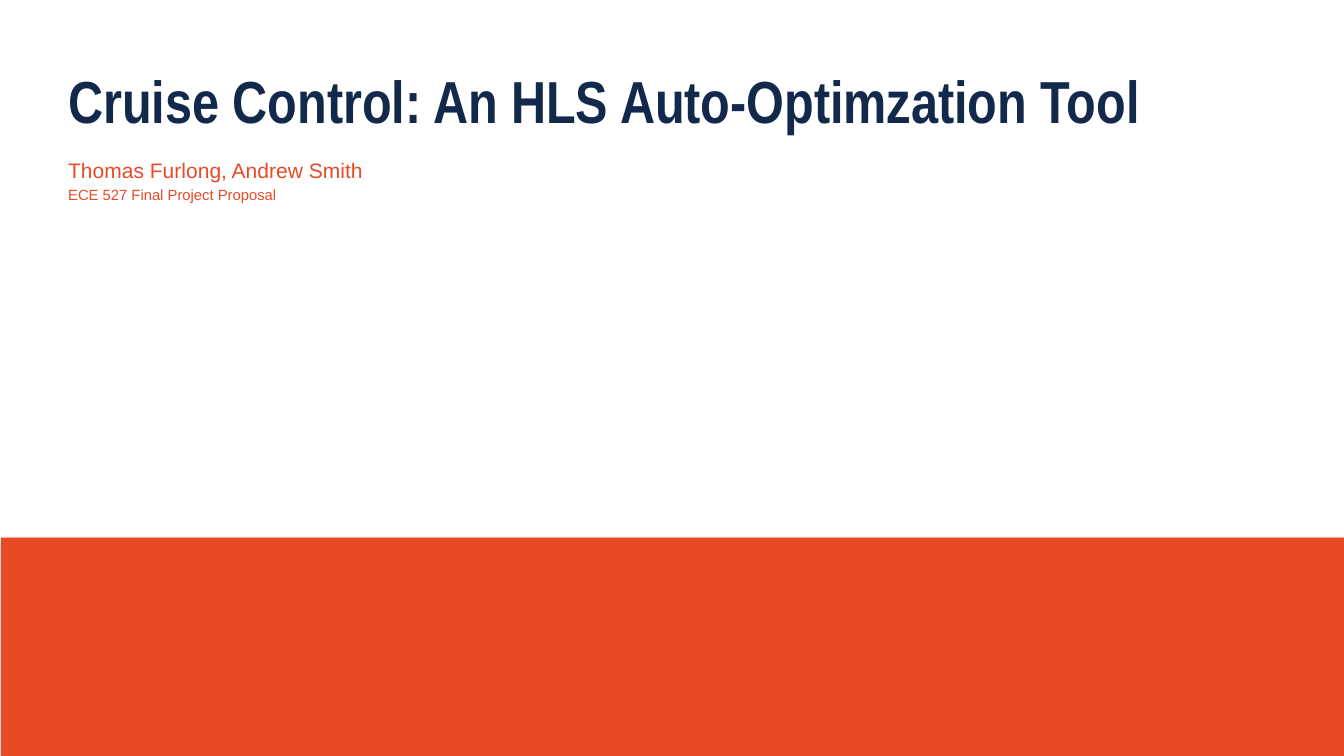
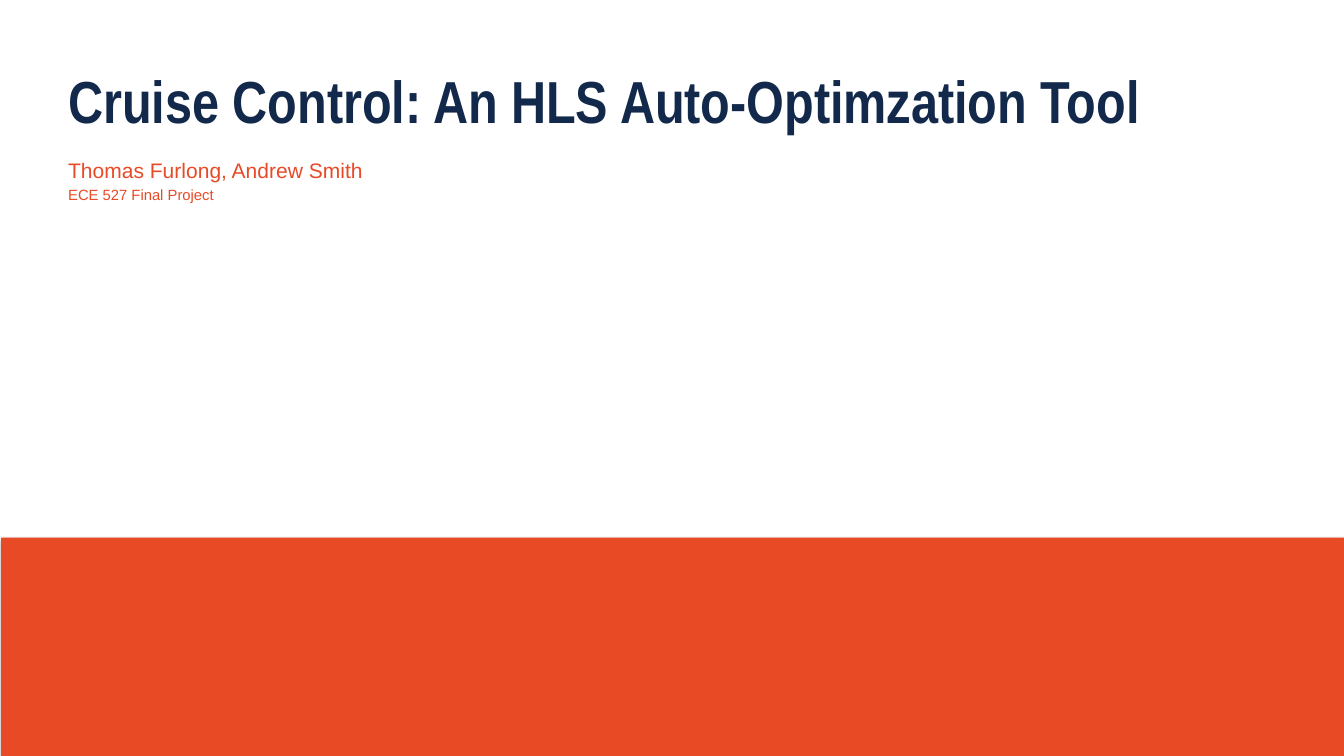
Before and after one commit to atsmith3/CruiseControl, a slide deck: slide 1 of Documentation/final_presentation.pptx. Drawn at 1344x756 pixels with LibreOffice and Linux fonts; fonts in the diff are those of the drawing; background and template pictures are left out. Boxes give left, top, right and bottom in pixels: in the first picture for what was removed or moved away, otherwise in the second. Text is boxed around its words. In the diff, an @@ line names an element or a change of style, - is before the commit and + after.

```diff
--- a/Documentation/final_presentation.pptx
+++ b/Documentation/final_presentation.pptx
@@ text at (68,189,214,203): text changed @@
-ECE 527 Final Project Proposal
+ECE 527 Final Project
```
Also in this commit, not shown: 4 other slides changed.
